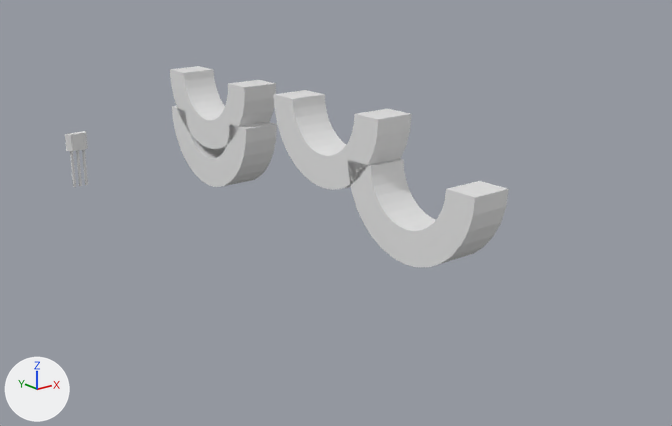
A saved change to the Blender file GearSensor/HallMount.blend.
Both versions are drawn from a camera (50 mm lens) standing at (-0.0691, -0.1642, 0.0395) and looking at (0.0082, -0.0676, 0.0008). Arrows for +X, +Y and +Z are at lower left; the lights stay in place. The older version comes first.

In view in the first picture: 'Magnet_FB', 'Magnet_LR', 'Sensor'.
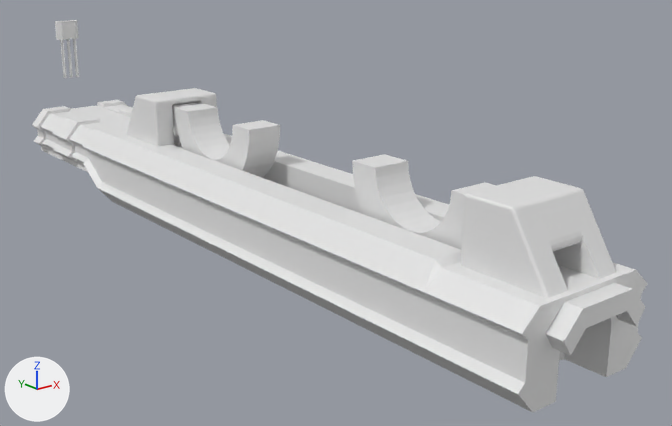
Commit message: Gear sensor model before merge

The change, as a diff of the scene's bpy script:
```diff
--- a/GearSensor/HallMount.blend.py
+++ b/GearSensor/HallMount.blend.py
@@ me_cube_009 @@
+me_cube_009.from_pydata(...)  # 12 vertices, 9 faces; spans x -0.00619..0.0, y -0.00267..-0.00036, z -0.00318..0.00104
@@ me_cylinder_009 @@
+me_cylinder_009.from_pydata(...)  # 244 vertices, 226 faces; spans x -0.0053..0.0053, y 0.00682..0.0144, z -0.003..0.00808
@@ me_cube_006 @@
+me_cube_006.from_pydata(...)  # 340 vertices, 319 faces; spans x -0.0095..0.0, y -0.0701..0.0425, z -0.0036..0.0076
@@ me_cylinder_007 @@
+me_cylinder_007.from_pydata(...)  # 476 vertices, 454 faces; spans x -0.008..0.008, y -0.0089..0.0329, z 0.0..0.0069
@@ me_cube_004 @@
+me_cube_004.from_pydata(...)  # 72 vertices, 62 faces; spans x -0.002..0.002, y -0.00065..0.005, z -0.00494..0.0016
@@ ob_magnet_fb @@
 ob_magnet_fb = bpy.data.objects.new('Magnet_FB', me_cylinder_005)
-ob_magnet_fb.location = (0.0, -0.0519, 0.0132)
+ob_magnet_fb.location = (0.0, -0.0527, 0.0132)
@@ ob_magnet_lr @@
 ob_magnet_lr = bpy.data.objects.new('Magnet_LR', me_cylinder_006)
-ob_magnet_lr.location = (0.0, -0.0519, 0.0187)
+ob_magnet_lr.location = (0.0, -0.0545, 0.0187)
+ob_magnet_lr.hide_set(True)
@@ ob_sensor @@
 ob_sensor = bpy.data.objects.new('Sensor', me_cube_003)
-ob_sensor.location = (0.0, 0.0, 0.0)
+ob_sensor.location = (0.0, 0.0, 0.0207)
@@ ob_cube_001 @@
+ob_cube_001 = bpy.data.objects.new('Cube.001', me_cube_009)
+ob_cube_001.location = (0.0, -0.1152, 0.0054)
+_m = ob_cube_001.modifiers.new('Mirror', 'MIRROR')
+_m.use_clip = True
@@ ob_mount_002 @@
+ob_mount_002 = bpy.data.objects.new('Mount.002', me_cylinder_009)
+ob_mount_002.location = (0.0, -0.1122, 0.0)
+ob_mount_002.rotation_euler = (1.571, 0.0, 3.142)  # degrees (90, 0, 180)
@@ ob_mount_001 @@
+ob_mount_001 = bpy.data.objects.new('Mount.001', me_cylinder_009.copy())
+ob_mount_001.location = (0.0, -0.034, 0.0)
+ob_mount_001.rotation_euler = (1.571, 0.0, 0.0)  # degrees (90, 0, 0)
@@ ob_cube @@
+ob_cube = bpy.data.objects.new('Cube', me_cube_006)
+ob_cube.location = (0.0, -0.0457, 0.0)
+_m = ob_cube.modifiers.new('Mirror', 'MIRROR')
+_m.use_clip = True
+_m.merge_threshold = 0.0001
@@ ob_mount @@
+ob_mount = bpy.data.objects.new('Mount', me_cylinder_007)
+ob_mount.location = (0.0, -0.0354, 0.0)
@@ ob_sensor_001 @@
+ob_sensor_001 = bpy.data.objects.new('Sensor.001', me_cube_004)
+ob_sensor_001.location = (0.0, -0.0417, 0.0117)
```

What differs and where, as boxes [x1, y1, x2, y2] in the pictures (672 x 426 px):
'Cube', added
    after: [32, 100, 647, 412]
'Magnet_FB', moved
    before: [172, 106, 509, 267]
    after: [174, 103, 496, 250]
'Magnet_LR', hidden
    before: [170, 66, 412, 190]
'Mount.002', added
    after: [461, 176, 616, 298]
'Cube.001', added
    after: [546, 283, 645, 355]
'Mount.001', added
    after: [126, 88, 217, 146]
'Sensor', moved
    before: [65, 131, 88, 187]
    after: [55, 20, 79, 78]
'Mount', added (mostly hidden)
    after: [41, 106, 183, 172]
'Sensor.001', added
    after: [172, 102, 197, 146]
